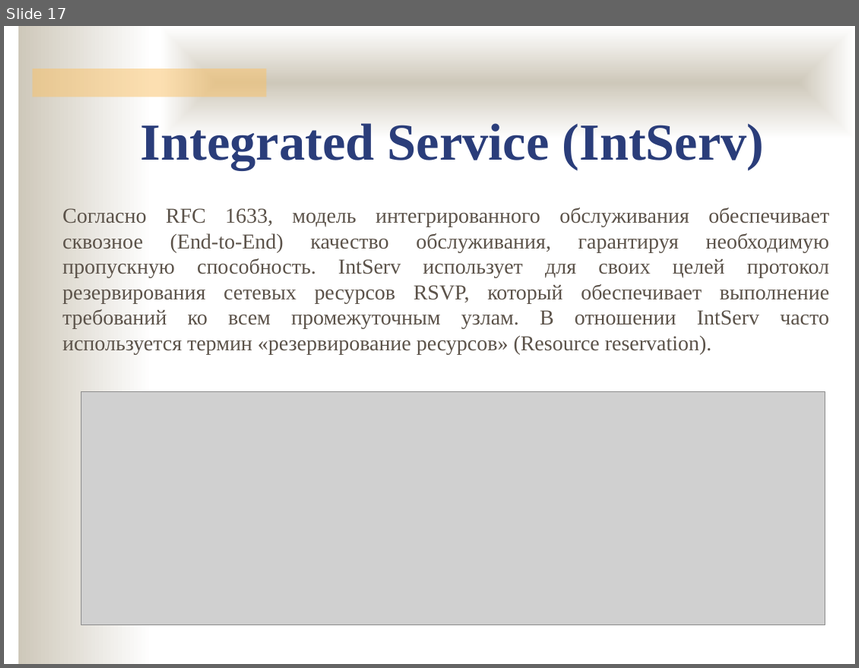
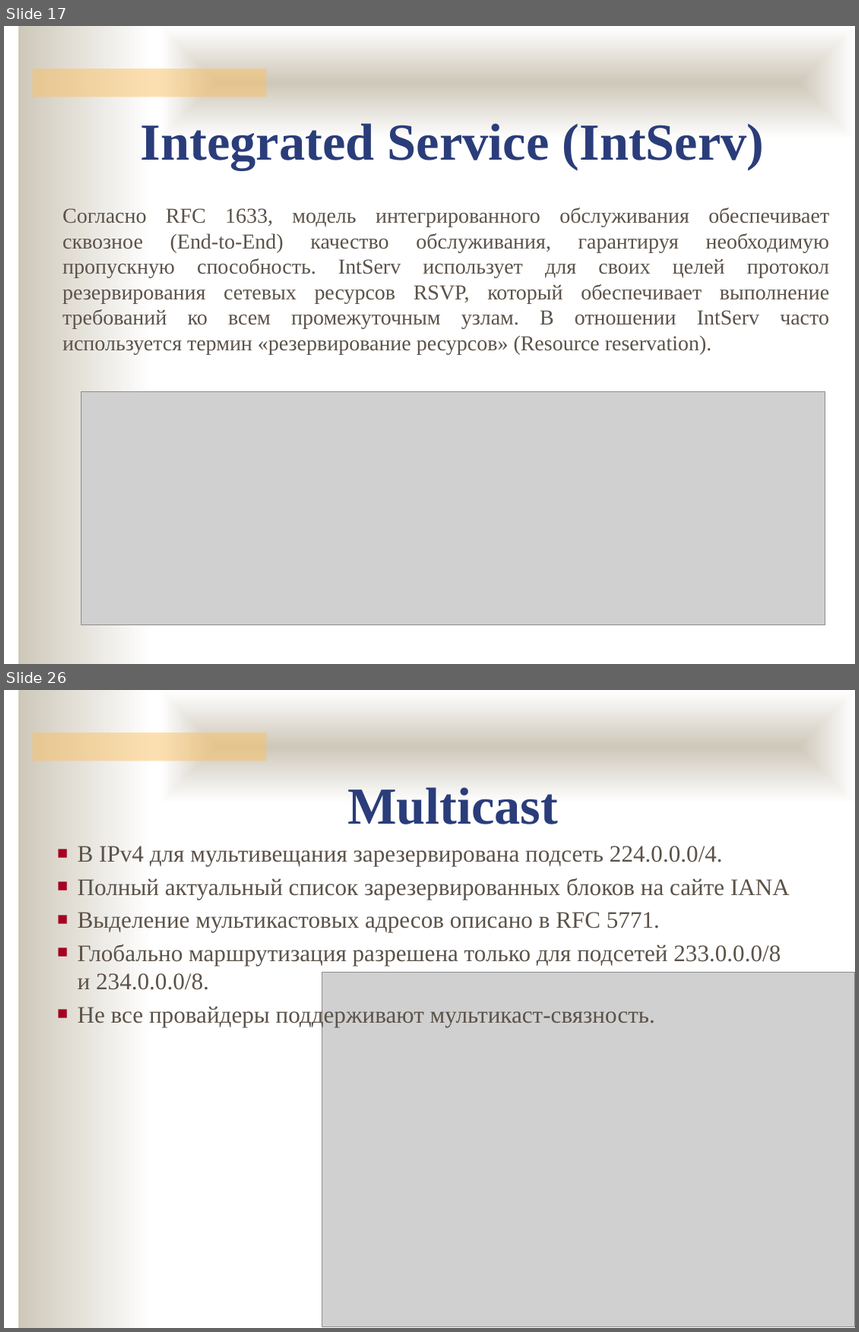
Before and after one commit to ukoloff/nets, a slide deck: lecture/L3+.pptx. Shown one above the other, each under a label of ours: slide 17 before the commit, slides 17 and 26 after it; the slides between them are not shown. The pictures are 859x668 and 859x1332 pixels, drawn with LibreOffice and Linux fonts; fonts in the diff are those of the drawing; grey boxes stand for pictures; background and template pictures are left out. Boxes give left, top, right and bottom in pixels: in the first picture for what was removed or moved away, otherwise in the second. Text is boxed around its words. In the diff, an @@ line names an element or a change of style, - is before the commit and + after.

Commit message:
+Multicast

```diff
--- a/lecture/L3+.pptx
+++ b/lecture/L3+.pptx
@@ slide 26 added at [4,690,855,1328], background #FFFFFF; not listed: 3 template elements that a slide beside it also shows @@
@@ text added at [348,787,558,825], 44 pt, text #2A3D7A, bold @@
+Multicast
@@ text added at [78,846,790,1027], 20 pt, text #5B5249 @@
+■ В IPv4 для мультивещания зарезервирована подсеть 224.0.0.0/4.
+■ Полный актуальный список зарезервированных блоков на сайте IANA
+■ Выделение мультикастовых адресов описано в RFC 5771.
+■ Глобально маршрутизация разрешена только для подсетей 233.0.0.0/8 и 234.0.0.0/8.
+■ Не все провайдеры поддерживают мультикаст-связность.
@@ picture added at [322,972,855,1327] @@
```
Also in this commit, not shown: 4 slides changed, 9 other slides added.
